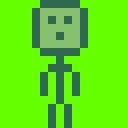
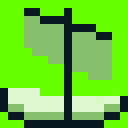
Comparing the layer stacks of the two 128px x 128px images. Changes:
added layer "Layer 1" above "Background" over <box>0,8,128,128</box>
added layer "Background" over <box>0,0,128,128</box>
